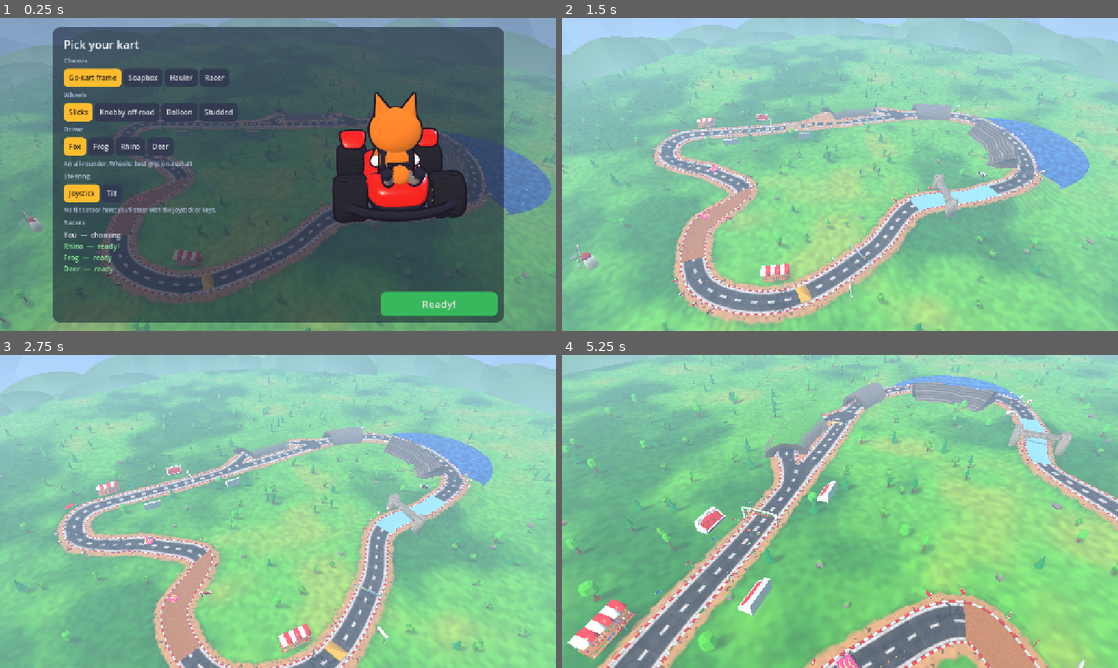
Above: before the commit, frames 1-4 (two rows, left to right).
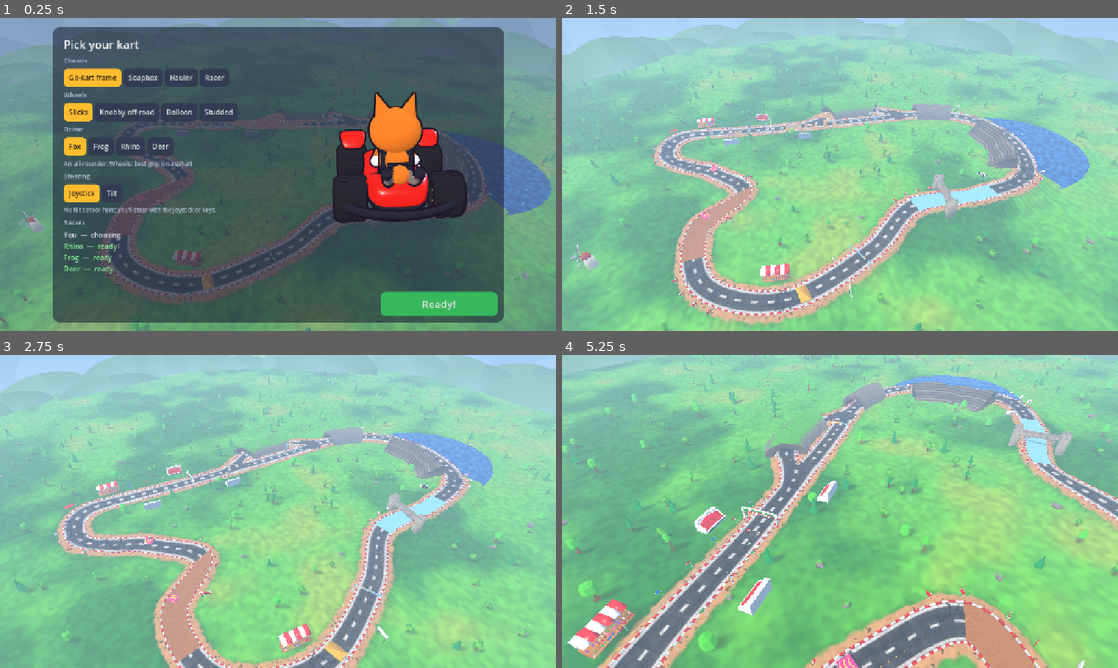
Above: after the commit, the same moments.

Repository: lukechn99/games
Game: Godot game, scene res://scenes/main.tscn
The game is run twice, just before and just after one commit, with the same random seed, the same clock (stepped at 60 frames per second) and the same inputs.
Inputs (mouse positions are in pixels of both pictures, inside the frame that each line leads up to):
- Up to frame 1 (0.25 s): no input
- Up to frame 2 (1.5 s): click "Ready!" at 0.5 s; tap Enter at 1.25 s; move the mouse to (962, 158) at 1.27 s; hold D (steer_right) from 1.28 s (still down); hold Shift (drift) from 1.28 s (still down); click (962, 158) at 1.42 s
- Up to frame 3 (2.75 s): tap Space at 1.52 s; release D (steer_right) at 2 s; release Shift (drift) at 2 s; drag from (166, 527) to (250, 574) at 2.02 s
- Up to frame 4 (5.25 s): move the mouse to (895, 442) at 2.77 s; hold D (steer_right) 2.78-3.5 s; tap E (item) at 2.85 s; drag from (812, 574) to (673, 464) at 3.52 s; move the mouse to (1006, 558) at 4.27 s; hold A (steer_left) 4.28-5 s; hold C 4.28-5 s; tap Space at 4.52 s; drag from (673, 464) to (756, 433) at 5.02 s

The runs differ from the first frame. In frame 1, 0.1% of the frame differs, in the area x 1-94%, y 30-98%; in frame 2, 0.2%; in frame 3, less than 0.1%; in frame 4, 0.4%, in the area x 2-86%, y 13-97%.

Commit message:
Whole mountain from the air; far ground; themed start signs
Mining Mountain: the strip of mountain over the tunnel was left out for
the tunnel's shell to show through, but the shell isn't drawn from far
off, so from the fly-in there was a hole to the valley. It's now filled
with mountain surface (looks only; as solid ground it upset the karts
below), and the mountain arches over the cavern's wider shell.

The ground now runs out under the farthest mountains, and the sky's
lower half is hazy instead of green, so high views don't show a flat
green band past the backdrop.

Start arches: 'Meadow Loop' in a soft rounded script (Pacifico), and
MINING MOUNTAIN in chunky squared-off stencil (Black Ops One), each
sized to fill its board. Fonts are OFL, licences alongside.

Co-Authored-By: Claude Opus 5.5 <noreply@anthropic.com>
Claude-Session: https://claude.ai/code/session_01KfLUHNsrhXFzoqocSTpJTD

Diff:
--- a/racing/scripts/main.gd
+++ b/racing/scripts/main.gd
@@ -519,7 +519,7 @@
 	mat.sky_horizon_color = Color(0.8, 0.93, 1.0)
 	mat.sky_curve = 0.11
 	mat.ground_horizon_color = Color(0.78, 0.9, 1.0)
-	mat.ground_bottom_color = Color(0.4, 0.6, 0.35)
+	mat.ground_bottom_color = Color(0.66, 0.78, 0.84)   # hazy, in case any shows past the ground
 	mat.sun_angle_max = 20.0
 	sky.sky_material = mat
 	env.sky = sky
--- a/racing/scripts/track/mine_track.gd
+++ b/racing/scripts/track/mine_track.gd
@@ -181,6 +181,7 @@
 		ys.append(s.origin.y)
 	var route: Array[Vector3] = []
 	var covered: Array[bool] = []   # under the tunnel's own roof here
+	var cav_at: Array[bool] = []    # in the cavern, where the shell is far wider
 	var ti := _branch_index(t, "tunnel")
 	if ti >= 0:
 		var b: Dictionary = t.branches[ti]
@@ -188,6 +189,8 @@
 		while d <= b["to"]:
 			route.append(t.branch_frame(d, ti).origin)
 			covered.append(absf(t.branch_offset(d, ti)) >= 30.0)
+			var u := _u(t, ti, d)
+			cav_at.append(u > CAVERN[0] - 0.03 and u < CAVERN[1] + 0.03)
 			d += 3.0
 	var lo := Vector2(INF, INF)
 	var hi := Vector2(-INF, -INF)
@@ -236,27 +239,51 @@
 			# The tunnel: high above it inside, cut down where it comes out.
 			# (Only where the tunnel has its own roof: outside that, an open cut,
 			# so there's never a hole in the mountain without a tunnel in it.)
+			# Where it's buried, the mountain stays whole and arches over the
+			# tunnel's rock shell (much wider over the cavern), so from outside
+			# it's solid all the way over.
+			var cut := INF
+			var arch := -INF
 			for ri in route.size():
 				var r := route[ri]
 				var dr := Vector2(r.x, r.z).distance_to(p)
-				if dr < 9.0:
-					if h > r.y + 6.5 and covered[ri]:
-						h = maxf(h, r.y + 10.0)
+				if dr > 26.0:
+					continue
+				var shell_r := Track.ROAD_WIDTH * 0.5 + (16.0 if cav_at[ri] else 3.2) + 1.5
+				var tall := 0.9 if cav_at[ri] else 0.75
+				if dr < 9.0 and not (covered[ri] and h > r.y + 6.5):
+					cut = minf(cut, r.y - 0.35)
+				elif covered[ri] and dr < shell_r and h > r.y + 6.5:
+					if dr < 9.0:
 						roof[k] = 1
-					else:
-						h = minf(h, r.y - 0.35)
+					arch = maxf(arch, r.y + tall * sqrt(maxf(shell_r * shell_r - dr * dr, 0.0)) + 3.0)
+			if cut < INF:
+				h = minf(h, cut)
+			elif arch > -INF and (dist > half + 12.0 or roof[k] == 1):
+				h = maxf(h, arch)
 			heights[k] = h
 	var st := SurfaceTool.new()
 	st.begin(Mesh.PRIMITIVE_TRIANGLES)
+	# Right over the tunnel: the same rock surface, but only to look at (as
+	# solid ground it upset the karts below), so the mountain is whole from
+	# the air even where the tunnel's shell is too far away to be drawn.
+	var cap := SurfaceTool.new()
+	cap.begin(Mesh.PRIMITIVE_TRIANGLES)
+	var capped := false
 	for iz in nz - 1:
 		for ix in nx - 1:
 			var ks := [iz * nx + ix, iz * nx + ix + 1, (iz + 1) * nx + ix + 1, (iz + 1) * nx + ix]
 			var all_in := true
+			var over := false
 			for kk in ks:
-				if inside[kk] == 0 or roof[kk] == 1:
+				if inside[kk] == 0:
 					all_in = false
+				if roof[kk] == 1:
+					over = true
 			if not all_in:
 				continue
+			var into := cap if over else st
+			capped = capped or over
 			var v := []
 			var nr := []
 			for kk in ks:
@@ -269,8 +296,14 @@
 					var q: Vector3 = v[qi]
 					var c := _mountain_color(q.y, noise.get_noise_2d(q.x * 3.0, q.z * 3.0))
 					c.a = nr[qi]   # the rock shader turns this into gravel run-off
-					st.set_color(c)
-					st.add_vertex(q)
+					into.set_color(c)
+					into.add_vertex(q)
+	if capped:
+		cap.generate_normals()
+		var cmi := MeshInstance3D.new()
+		cmi.mesh = cap.commit()
+		cmi.material_override = rock_material()
+		t.add_child(cmi)
 	st.generate_normals()
 	var mesh := st.commit()
 	var body := StaticBody3D.new()
--- a/racing/scripts/track/track.gd
+++ b/racing/scripts/track/track.gd
@@ -349,7 +349,9 @@
 	shape.position = Vector3(80, ground_y - 1.0, -30)
 	b.add_child(shape)
 	var plane := PlaneMesh.new()
-	plane.size = Vector2(1400, 1400)
+	# Out past the farthest mountains, so from high up (the fly-in) the
+	# ground runs on under them instead of stopping short.
+	plane.size = Vector2(2600, 2600)
 	var mi := MeshInstance3D.new()
 	mi.mesh = plane
 	mi.position = Vector3(80, ground_y, -30)
@@ -1460,16 +1462,22 @@
 	SetPieces._box(st, Transform3D(a.basis, c + a.basis.z * 0.12), Vector3(w - 0.4, 2.3, 0.7), board)
 	SetPieces._box(st, Transform3D(a.basis, c + a.basis.z * 0.14 - Vector3.UP * 1.0), Vector3(w - 0.4, 0.3, 0.72), trim)
 	SetPieces._commit(self, st, Palette.toon(Color.WHITE, true, 0.0, Palette.Finish.PAINT))
+	# The track's name, lettered to suit it: chunky squared-off stencil on the
+	# mine's timber, a soft rounded script over the meadow.
 	var label := Label3D.new()
-	label.text = "MINING MOUNTAIN" if mine else "KARTS & WHEELS"
+	label.text = "MINING MOUNTAIN" if mine else "Meadow Loop"
+	label.font = load("res://assets/fonts/black_ops_one.woff2" if mine else "res://assets/fonts/pacifico.woff2")
 	label.font_size = 200
-	label.pixel_size = 0.0085
-	label.outline_size = 44
-	label.modulate = Color(1.0, 0.8, 0.2) if mine else Color(0.98, 0.25, 0.2)
-	label.outline_modulate = Color(0.2, 0.12, 0.06) if mine else Color(1, 1, 1)
+	label.outline_size = 40 if mine else 48
+	label.modulate = Color(1.0, 0.8, 0.2) if mine else Color(1.0, 0.98, 0.9)
+	label.outline_modulate = Color(0.2, 0.12, 0.06) if mine else Color(0.86, 0.16, 0.16)
+	# As big as fits the board.
+	var text_w := label.font.get_string_size(label.text, HORIZONTAL_ALIGNMENT_LEFT, -1, label.font_size).x + label.outline_size
+	var text_h := label.font.get_height(label.font_size)
+	label.pixel_size = minf((w - 1.6) / text_w, (2.4 if mine else 3.9) / text_h)   # (the script runs tall for its size)
 	label.shaded = false
 	label.double_sided = false
-	label.transform = Transform3D(a.basis, c + a.basis.z * 0.5 + Vector3.UP * 0.12)
+	label.transform = Transform3D(a.basis, c + a.basis.z * 0.5 + Vector3.UP * (0.12 if mine else 0.0))
 	add_child(label)
 
 
Not shown, added: racing/assets/fonts/OFL-black-ops-one.txt
Not shown, added: racing/assets/fonts/OFL-pacifico.txt
Binary file added: racing/assets/fonts/black_ops_one.woff2
Binary file added: racing/assets/fonts/pacifico.woff2
